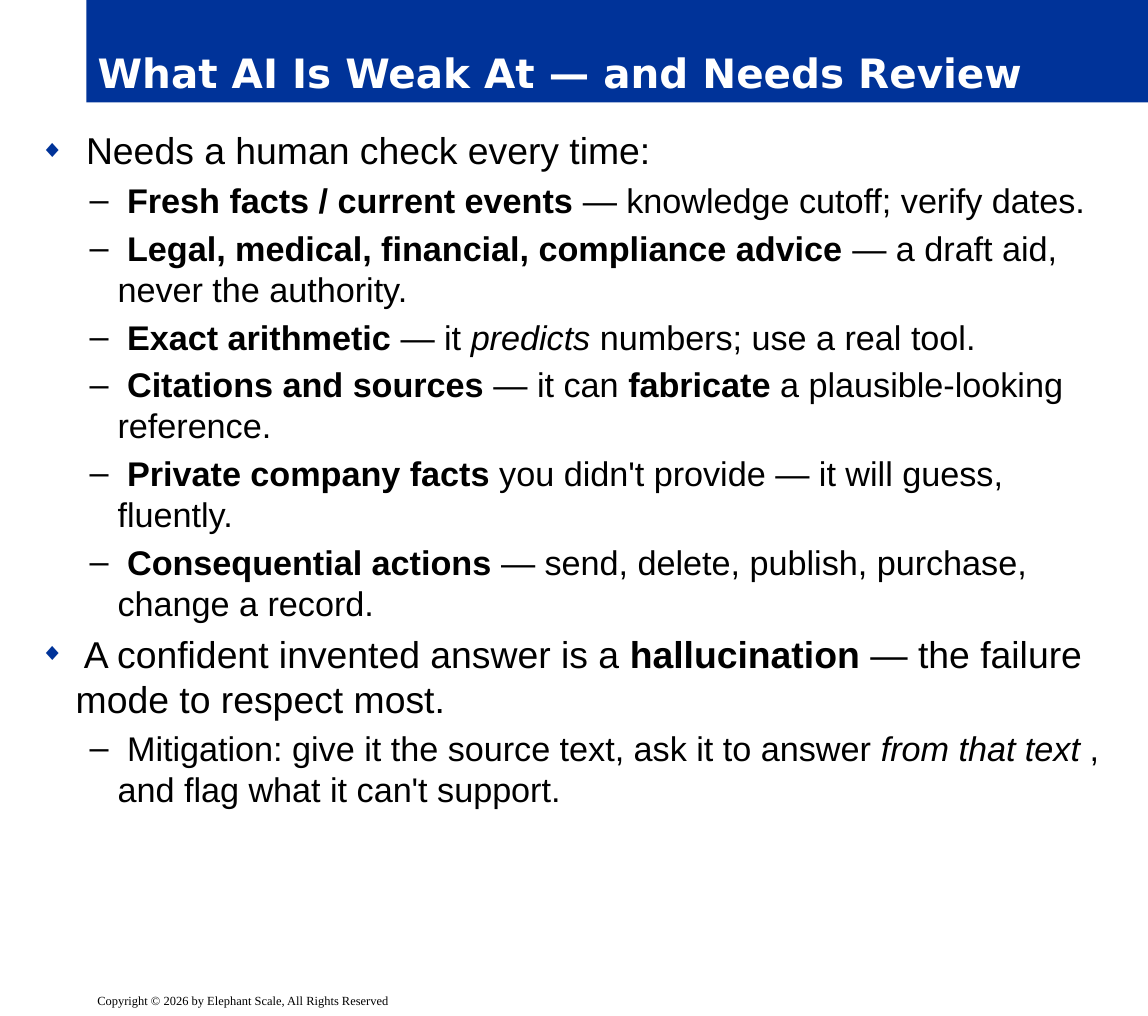
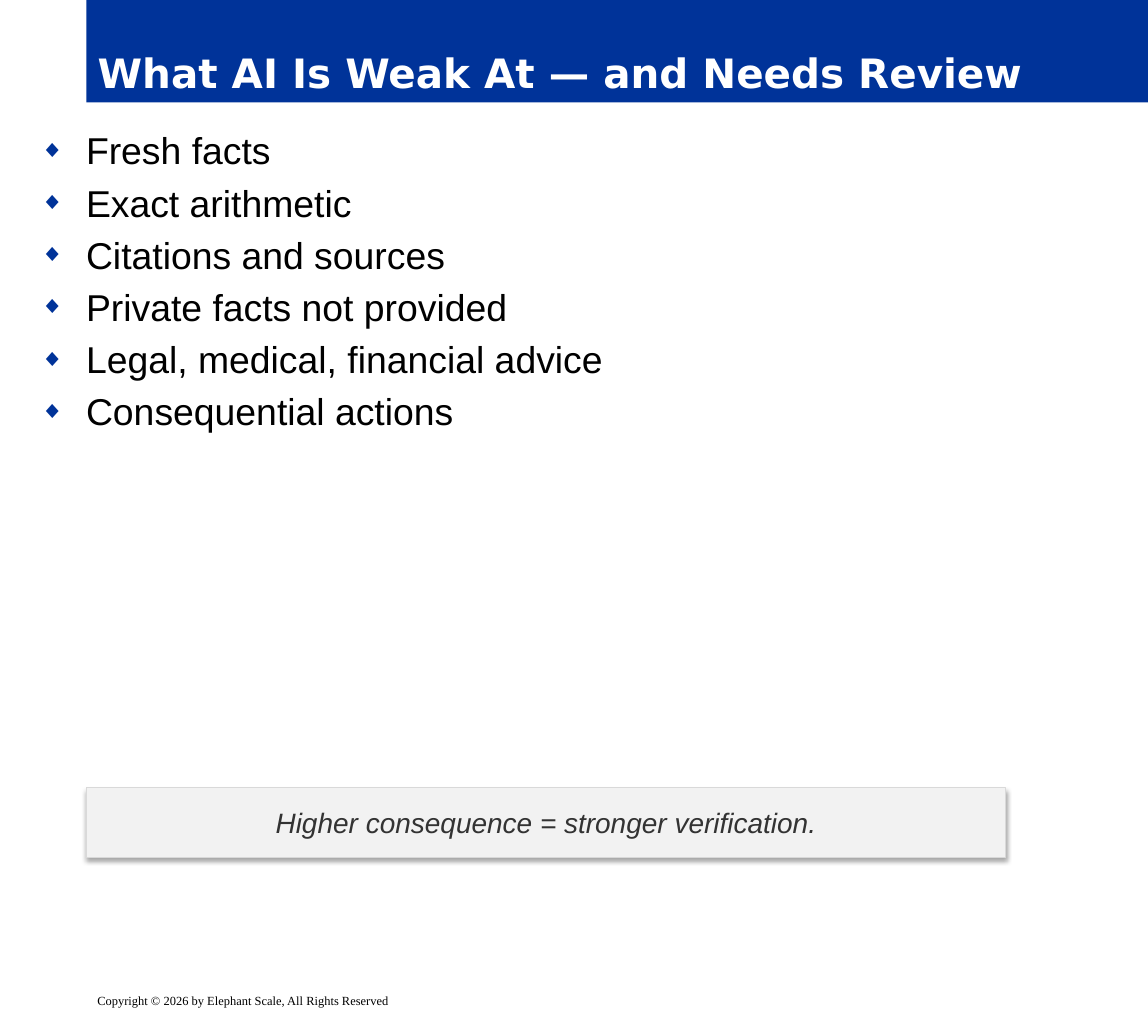
Before and after one commit to elephantscale/ai-automation-essentials, a slide deck: slide 18 of slides/release/01-foundations.pptx. Drawn at 1148x1016 pixels with LibreOffice and Linux fonts; fonts in the diff are those of the drawing; background and template pictures are left out. Boxes give left, top, right and bottom in pixels: in the first picture for what was removed or moved away, otherwise in the second. Text is boxed around its words. In the diff, an @@ line names an element or a change of style, - is before the commit and + after.

```diff
--- a/slides/release/01-foundations.pptx
+++ b/slides/release/01-foundations.pptx
@@ text at box(86, 137, 603, 433): text changed; size 22 to 24 pt @@
-◆ Needs a human check every time:
-  – Fresh facts / current events — knowledge cutoff; verify dates.
-  – Legal, medical, financial, compliance advice — a draft aid, never the authority.
-  – Exact arithmetic — it predicts numbers; use a real tool.
-  – Citations and sources — it can fabricate a plausible-looking reference.
-  – Private company facts you didn't provide — it will guess, fluently.
-  – Consequential actions — send, delete, publish, purchase, change a record.
-◆ A confident invented answer is a hallucination — the failure mode to respect most.
-  – Mitigation: give it the source text, ask it to answer from that text , and flag what it can't support.
+◆ Fresh facts
+◆ Exact arithmetic
+◆ Citations and sources
+◆ Private facts not provided
+◆ Legal, medical, financial advice
+◆ Consequential actions
@@ rectangle added at box(86, 788, 1006, 858), fill #F2F2F2, outline #D9D9D9 0.75 pt, 18 pt, text #333333, italic @@
+Higher consequence = stronger verification.
```
Also in this commit, not shown: 21 other slides changed.
